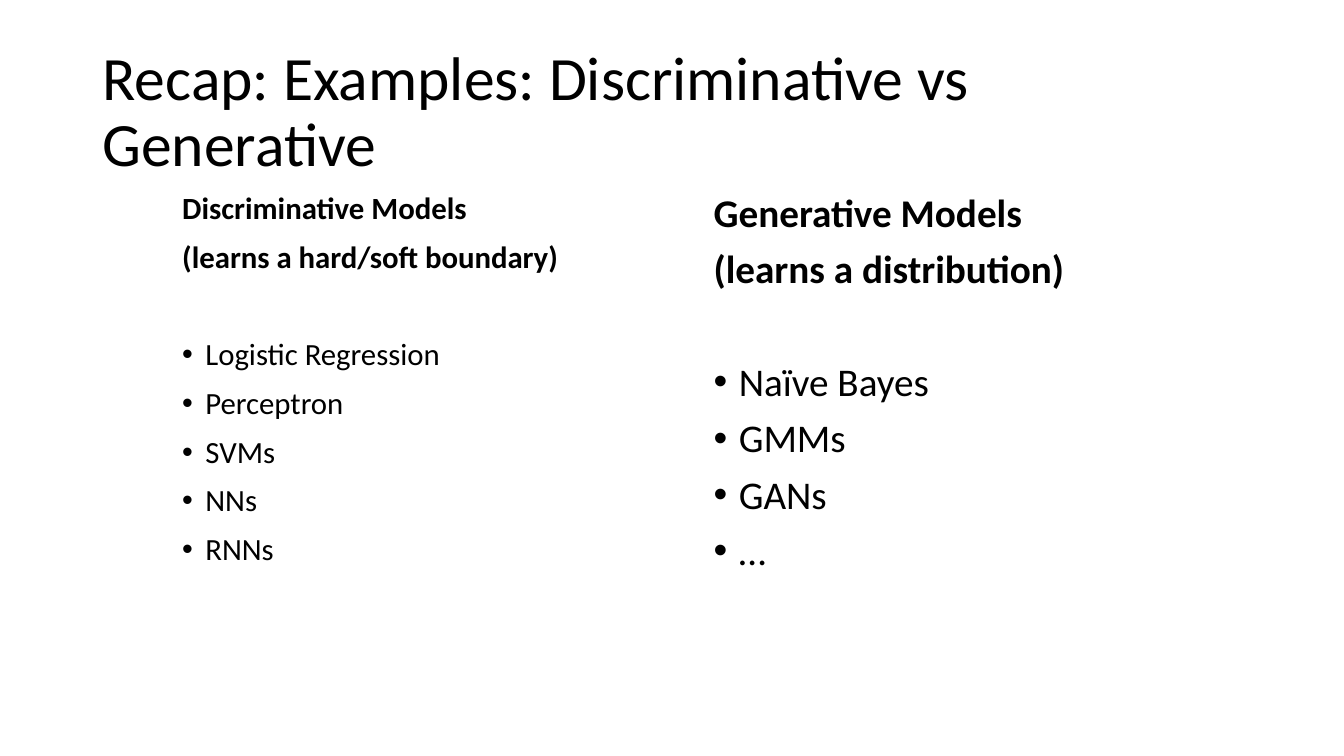
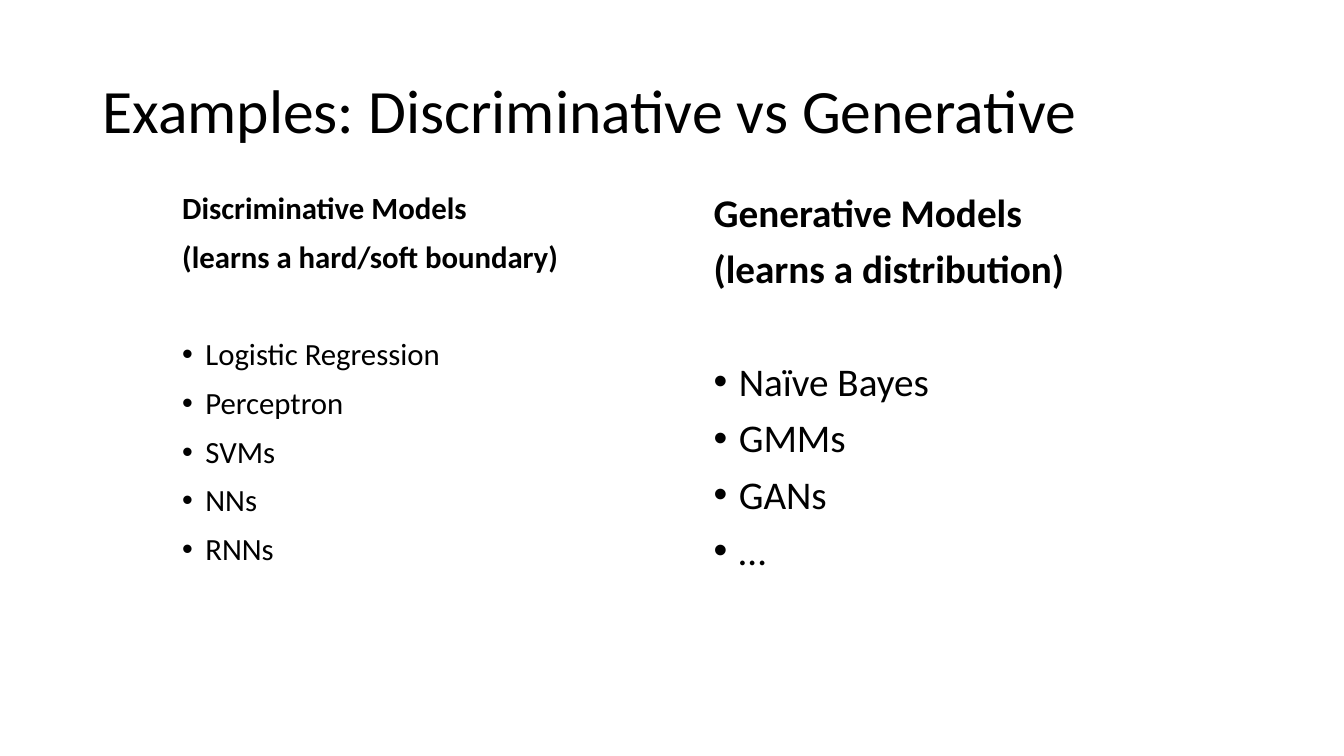
Before and after one commit to gmarchet/dnnworkshop5, a slide deck: slide 5 of presentations/6.GANs.pptx. Drawn at 1344x756 pixels with LibreOffice and Linux fonts; fonts in the diff are those of the drawing. Boxes give left, top, right and bottom in pixels: in the first picture for what was removed or moved away, otherwise in the second. Text is boxed around its words. In the diff, an @@ line names an element or a change of style, - is before the commit and + after.

```diff
--- a/presentations/6.GANs.pptx
+++ b/presentations/6.GANs.pptx
@@ title at box(102, 90, 1076, 143): text changed @@
-Recap: Examples: Discriminative vs Generative
+Examples: Discriminative vs Generative
```
Also in this commit, not shown: 11 other slides changed, 2 other files.
